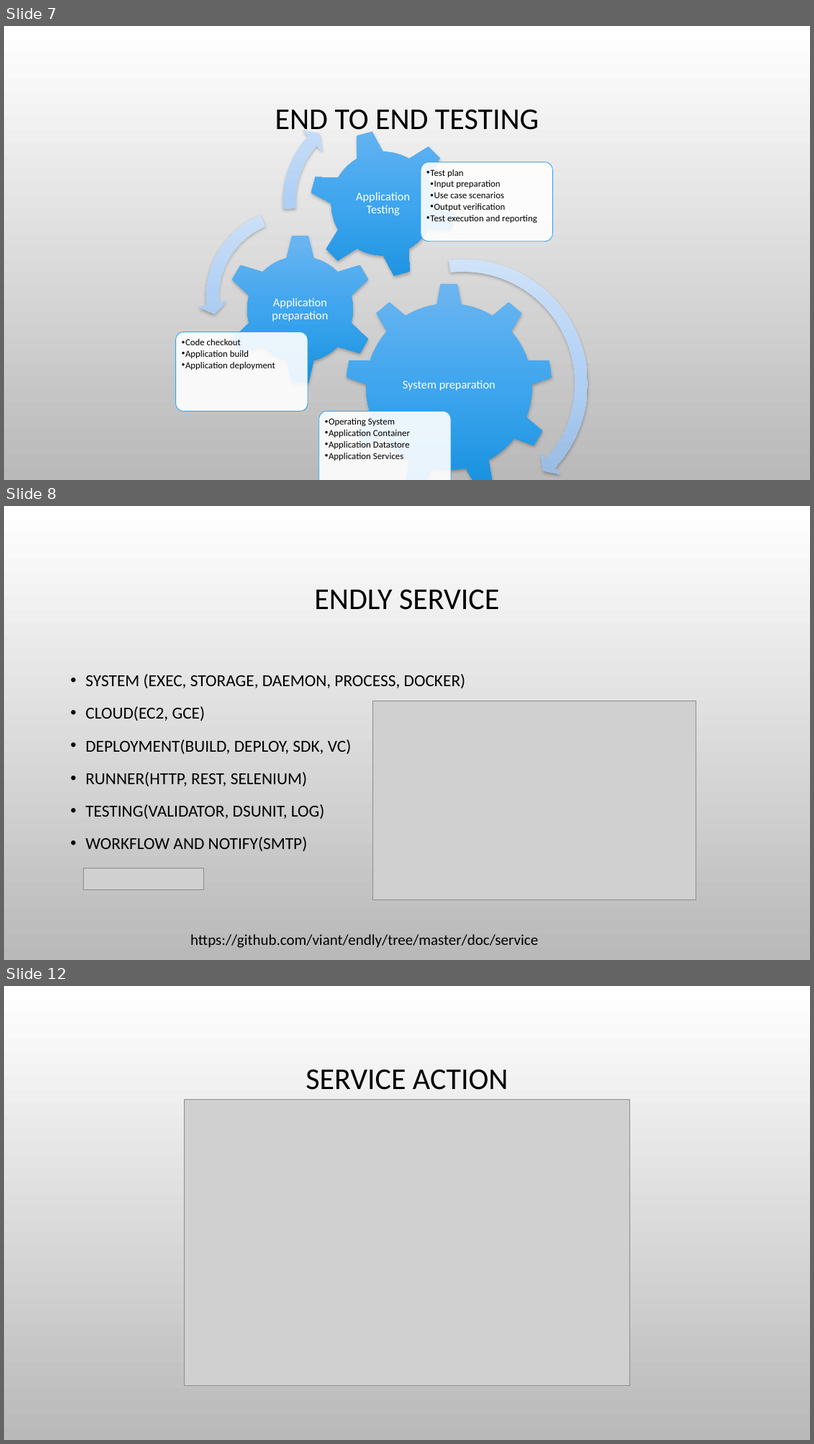
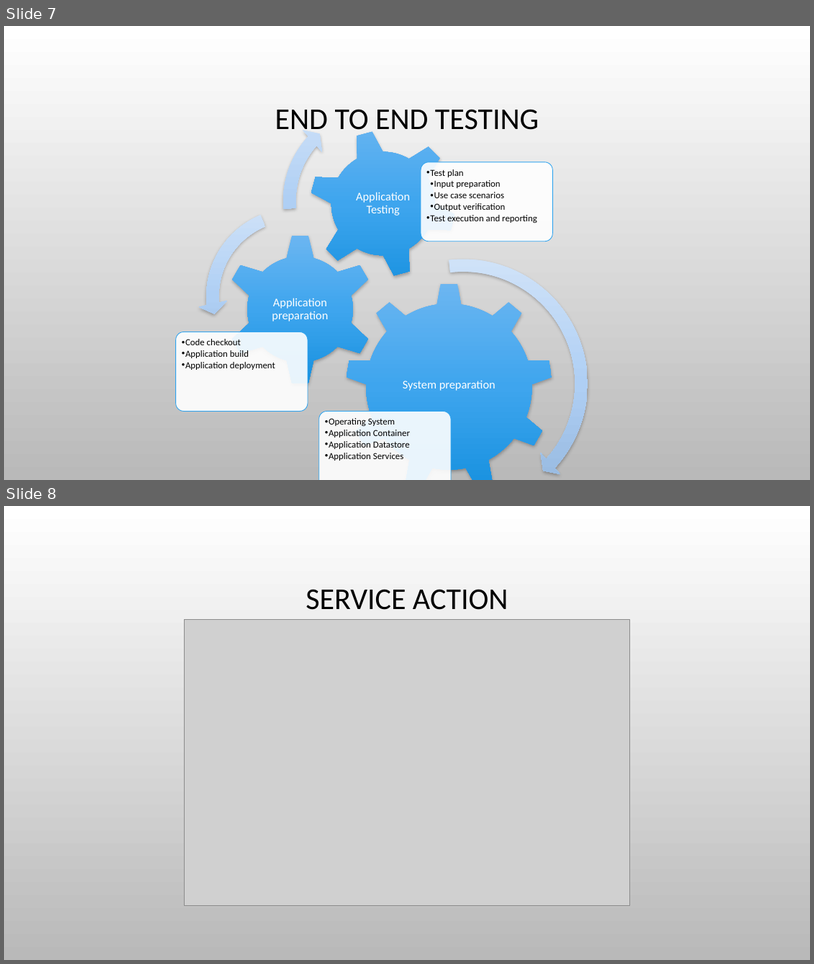
Before and after one commit to adrianwit/golang-e2e-testing, a slide deck: golang-e2e.pptx. Shown one above the other, each under a label of ours: slides 7, 8 and 12 before the commit, slides 7 and 8 after it; the slides between them are not shown. The pictures are 814x1444 and 814x964 pixels, drawn with LibreOffice and Linux fonts; fonts in the diff are those of the drawing; grey boxes stand for pictures; background and template pictures are left out. Boxes give left, top, right and bottom in pixels: in the first picture for what was removed or moved away, otherwise in the second. Text is boxed around its words. In the diff, an @@ line names an element or a change of style, - is before the commit and + after.

```diff
--- a/golang-e2e.pptx
+++ b/golang-e2e.pptx
@@ slide 8 removed at box(4, 506, 810, 960), background picture (left out) @@
@@ title removed at box(314, 589, 499, 610) @@
-ENDLY SERVICE
@@ text removed at box(85, 674, 466, 851) @@
-• SYSTEM (EXEC, STORAGE, DAEMON, PROCESS, DOCKER)
-• CLOUD(EC2, GCE)
-• DEPLOYMENT(BUILD, DEPLOY, SDK, VC)
-• RUNNER(HTTP, REST, SELENIUM)
-• TESTING(VALIDATOR, DSUNIT, LOG)
-• WORKFLOW AND NOTIFY(SMTP)
@@ picture removed at box(373, 700, 696, 899) @@
@@ picture removed at box(84, 868, 204, 890) @@
@@ text removed at box(190, 934, 538, 947) @@
-https://github.com/viant/endly/tree/master/doc/service
@@ what was slide 12 is now slide 8 @@
```
Also in this commit, not shown: 3 slides changed, 3 other slides removed.
